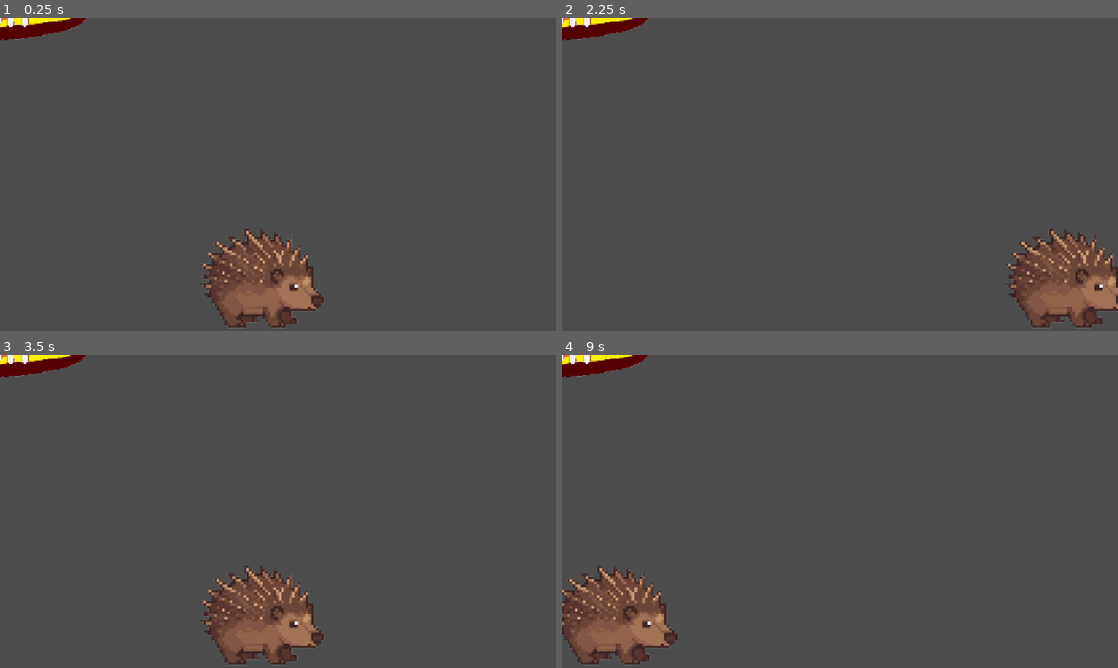
Above: before the commit, frames 1-4 (two rows, left to right).
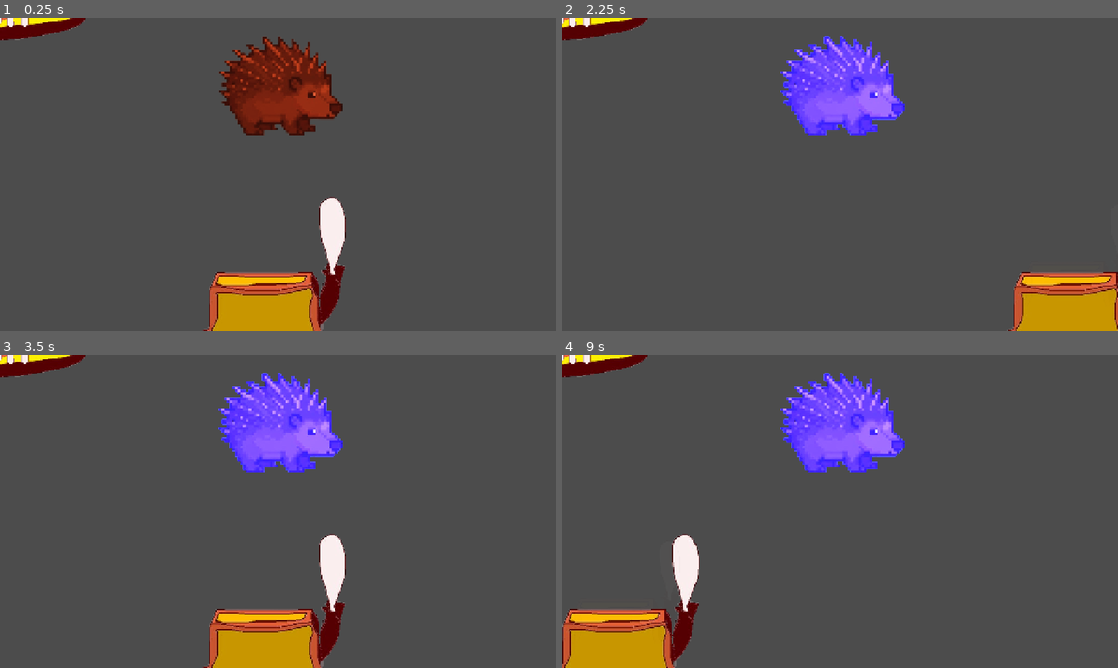
Above: after the commit, the same moments.

Repository: vineethjkatti-tech/dodge-and-deliver
Game: Godot game, scene res://main.tscn
Two runs of this game, one before a commit and one after it. Both use one fixed random seed, a clock stepped at 60 frames per second and the inputs below.
Inputs (mouse positions are in pixels of both pictures, inside the frame that each line leads up to):
- Up to frame 1 (0.25 s): no input
- Up to frame 2 (2.25 s): tap Enter at 0.5, 2 s; move the mouse to (962, 158) at 0.52 s; hold D (dodge-right) 0.53-1.28 s; tap Alt at 0.6, 2.1 s; click (962, 158) at 0.67 s; tap Space at 1.25 s; move the mouse to (728, 190) at 1.27 s; hold Down 1.28-2.03 s; tap Shift at 1.35 s; move the mouse to (895, 105) at 2.02 s; hold D (dodge-right) from 2.03 s (still down)
- Up to frame 3 (3.5 s): tap Space at 2.75 s; move the mouse to (250, 574) at 2.77 s; release D (dodge-right) at 2.78 s; hold Up from 2.78 s (still down); tap Shift at 2.85 s; click (250, 574) at 2.92 s
- Up to frame 4 (9 s): tap Enter at 3.5 s; move the mouse to (1006, 558) at 3.52 s; release Up at 3.53 s; hold A (dodge-left) 3.53-5.03 s; tap Alt every 1.5 s from 3.6 to 8.1 s; tap Space at 4.25 s; move the mouse to (673, 464) at 4.27 s; tap Shift every 1.5 s from 4.35 to 8.85 s; move the mouse to (867, 511) at 5.02 s; hold Down 5.03-5.78 s; click (867, 511) at 5.17 s; move the mouse to (756, 433) at 5.77 s; hold D (dodge-right) 5.78-6.53 s; move the mouse to (962, 495) at 6.52 s; hold Up 6.53-7.28 s; move the mouse to (728, 527) at 7.27 s; hold D (dodge-right) 7.28-8.03 s; click (728, 527) at 7.42 s; move the mouse to (895, 442) at 8.02 s; hold Down 8.03-8.78 s; move the mouse to (812, 574) at 8.77 s; hold A (dodge-left) from 8.78 s (still down)

The runs differ from the first frame. In frame 1, 12% of the frame differs, in the area x 36-63%, y 6-100%; in frame 2, 10%; in frame 3, 12%, in the area x 36-63%, y 5-100%; in frame 4, 12%.

Commit message:
added boss script

Diff:
--- /dev/null
+++ b/boss.gd
@@ -0,0 +1,79 @@
+extends Node2D
+
+signal telegraph_started(side: String) # pick left or right
+signal attack_landed(side: String) # runs when the telegraph window ends
+
+@export var telegraph_duration: float = 0.70
+@export var cooldown_duration: float = 0.65
+@export var idle_color: Color = Color(0.93, 0.39, 0.23)     # #ED643A
+@export var telegraph_color: Color = Color(1.0, 0.75, 0.0) # #FFBF00
+@export var strike_color: Color = Color(0.99, 0.94, 9.94) # #FCEFEF
+
+@onready var body_visual: CanvasItem = $Sprite2D
+@onready var telegraph_left = $TelegraphLeft
+@onready var telegraph_right = $TelegraphRight
+
+var state: String = "IDLE" # "IDLE", "TELEGRAPH", "STRIKE"
+var attack_side: String = "NONE" # "LEFT", "RIGHT"
+var _timer: float = 0.0
+
+func _ready() -> void:
+	randomize()
+	_hide_telegraphs()
+	_enter_cooldown(0.8)
+
+func _process(delta: float) -> void:
+	if state == "IDLE":
+		_timer -= delta
+		if _timer <= 0.0:
+			_execute_strike()
+	elif state == "TELEGRAPH":
+		_timer -= delta
+		if _timer <= 0:
+			_execute_strike()
+	elif state == "STRIKE":
+		_timer -= delta
+		if _timer <= 0.0:
+			_execute_strike()
+
+func _start_telegraph() -> void:
+	attack_side = "LEFT" if randi() % 2 == 0 else "RIGHT"
+	state = "TELEGRAPH"
+	_timer = telegraph_duration
+
+	_hide_telegraphs()
+	if attack_side == "LEFT" and telegraph_left:
+		telegraph_left.visible = true
+	elif attack_side == "RIGHT" and telegraph_right:
+		telegraph_right.visible = true
+
+	if body_visual:
+		body_visual.moulate = true
+
+	telegraph_started.emit(attack_side)
+
+func _execute_strike() -> void:
+	state = "STRIKE"
+	_timer = 0.18
+	_hide_telegraphs()
+
+	if body_visual:
+		body_visual.modulate = strike_color
+
+	attack_landed.emit(attack_side)
+
+func _enter_cooldown(wait_time: float) -> void:
+	state = "IDLE"
+	attack_side = "NONE"
+	_timer = wait_time
+	_hide_telegraphs()
+
+	if body_visual:
+		body_visual.modulate = idle_color
+
+# to hide the telegraph right when the left one is on and vice versa
+func _hide_telegraphs() -> void:
+	if telegraph_left:
+		telegraph_right.visible = false
+	if telegraph_right:
+		telegraph_left.visible = false
--- a/boss.tscn
+++ b/boss.tscn
@@ -1,7 +1,18 @@
 [gd_scene format=3 uid="uid://dehghwonl2hyp"]
 
+[ext_resource type="Texture2D" uid="uid://b58vpicag6rtp" path="res://porcupine-removebg-preview.png" id="1_0bnu1"]
+[ext_resource type="Script" uid="uid://qebmmdbchx7y" path="res://boss.gd" id="1_6xxrv"]
+
 [node name="Boss" type="Node2D" unique_id=23870975]
+script = ExtResource("1_6xxrv")
 
 [node name="Sprite2D" type="Sprite2D" parent="." unique_id=931068612]
 texture_filter = 1
 position = Vector2(643, 607)
+texture = ExtResource("1_0bnu1")
+
+[node name="TelegraphLeft" type="StatusIndicator" parent="." unique_id=1888828338]
+visible = false
+
+[node name="TelegraphRight" type="StatusIndicator" parent="." unique_id=1160048524]
+visible = false
--- a/main.tscn
+++ b/main.tscn
@@ -9,9 +9,11 @@
 [node name="Background" type="Sprite2D" parent="." unique_id=839280885]
 
 [node name="Boss" parent="." unique_id=23870975 instance=ExtResource("1_ig7tw")]
+position = Vector2(0, -449.34)
 
 [node name="Player" parent="." unique_id=1604513170 instance=ExtResource("2_0xm2m")]
-position = Vector2(600, 600)
+position = Vector2(600, 476.915)
+scale = Vector2(1.3, 1.3)
 center_x = 600.94
 
 [node name="PlayButton" parent="." unique_id=315604630 instance=ExtResource("3_h2yge")]
--- a/player.tscn
+++ b/player.tscn
@@ -1,10 +1,10 @@
 [gd_scene format=3 uid="uid://cb7hhef7yced"]
 
-[ext_resource type="Texture2D" uid="uid://b58vpicag6rtp" path="res://porcupine-removebg-preview.png" id="1_4flbx"]
+[ext_resource type="Texture2D" uid="uid://tmncrvfpfuxh" path="res://goru-removebg-preview.png" id="2_i3pqv"]
 [ext_resource type="Script" uid="uid://dbn3onkql0swo" path="res://player.gd" id="2_onrkg"]
 
 [node name="Player" type="Node2D" unique_id=1604513170]
 script = ExtResource("2_onrkg")
 
 [node name="Sprite2D" type="Sprite2D" parent="." unique_id=627625737]
-texture = ExtResource("1_4flbx")
+texture = ExtResource("2_i3pqv")
Not shown, added: boss.gd.uid
Binary file added: goru-removebg-preview.png
Not shown, added: goru-removebg-preview.png.import
